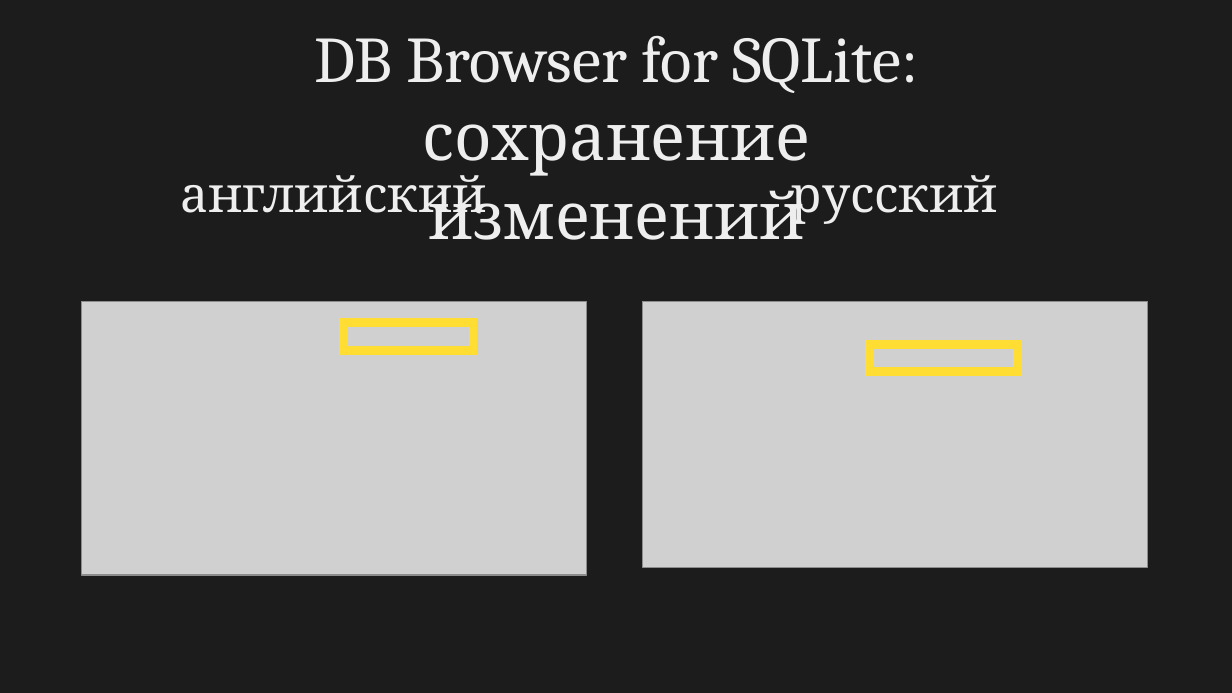
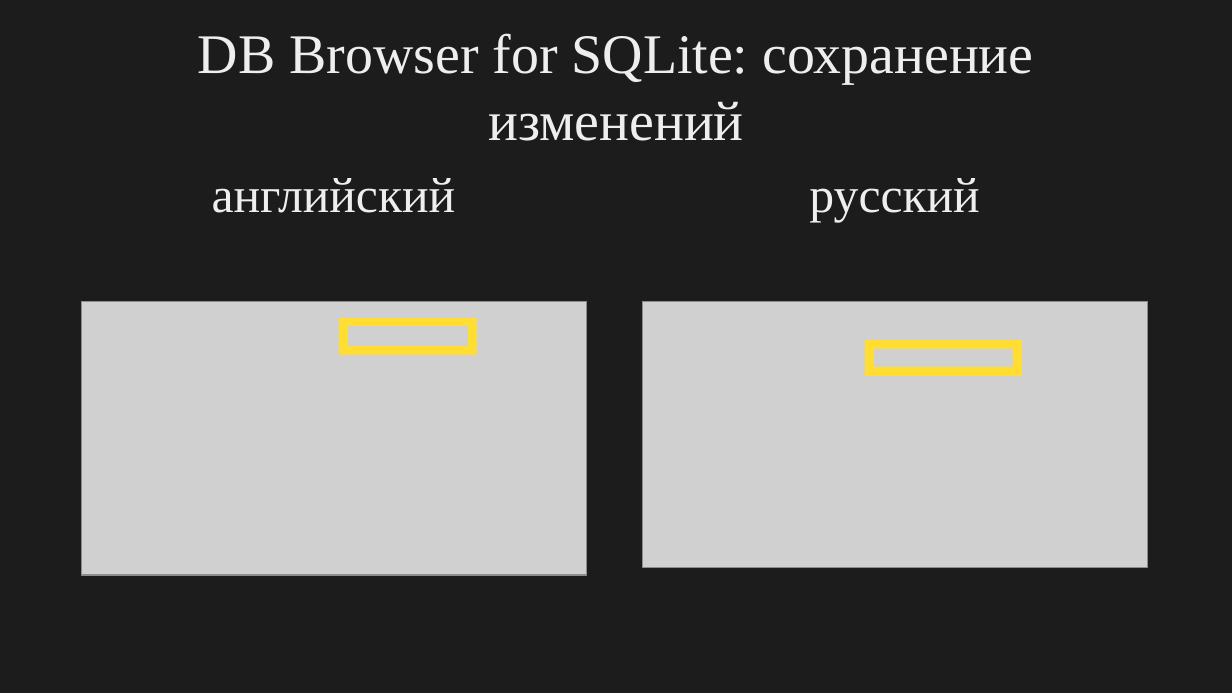
Before and after one commit to Evtish/sqlite-cpp-example, a slide deck: slide 5 of instructions.pptx. Drawn at 1232x693 pixels with LibreOffice and Linux fonts; fonts in the diff are those of the drawing; grey boxes stand for pictures. Boxes give left, top, right and bottom in pixels: in the first picture for what was removed or moved away, otherwise in the second. Text is boxed around its words. In the diff, an @@ line names an element or a change of style, - is before the commit and + after.

```diff
--- a/instructions.pptx
+++ b/instructions.pptx
@@ text at (x1=198, y1=33, x2=1033, y2=141): text changed; size 42 to 36 pt; font Cambria to Times New Roman @@
-DB Browser for SQLite:
-сохранение изменений
+DB Browser for SQLite: сохранение изменений
@@ title "русский" at (x1=809, y1=178, x2=979, y2=223): font Cambria to Times New Roman @@
@@ text "английский" at (x1=212, y1=178, x2=456, y2=213): font Cambria to Times New Roman @@
```
Also in this commit, not shown: 11 other slides changed.
